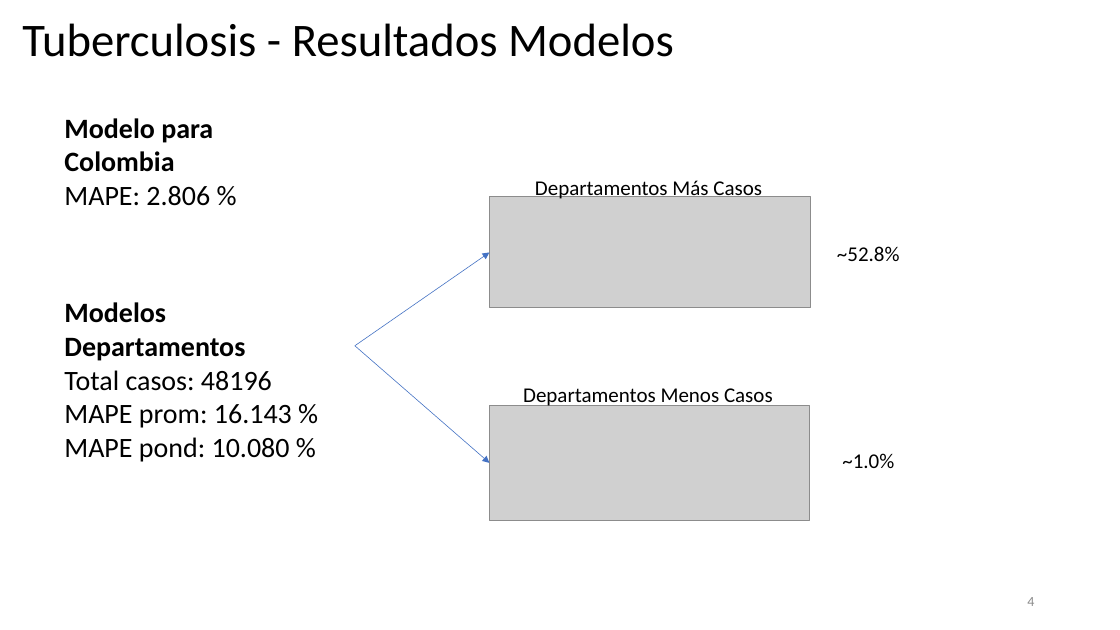
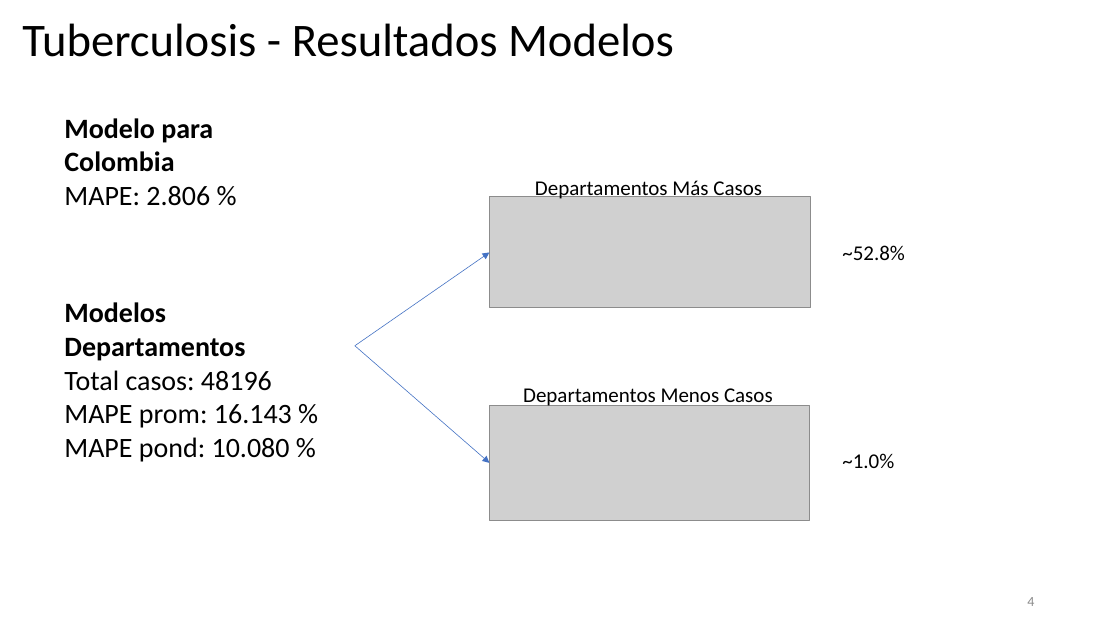
Before and after one commit to ansegura7/covid19-col-disease-impact, a slide deck: slide 4 of presentations/Presentation 10 - Resultados Análisis Predictivo.pptx. Drawn at 1120x630 pixels with LibreOffice and Linux fonts; fonts in the diff are those of the drawing; grey boxes stand for pictures. Boxes give left, top, right and bottom in pixels: in the first picture for what was removed or moved away, otherwise in the second. Text is boxed around its words. In the diff, an @@ line names an element or a change of style, - is before the commit and + after.

Commit message:
Update Solution
- Added validation for Tracking Signal equal to zero
- Added data quality process for capitals
- Updated presentation 10

```diff
--- a/presentations/Presentation 10 - Resultados Análisis Predictivo.pptx
+++ b/presentations/Presentation 10 - Resultados Análisis Predictivo.pptx
@@ text "~52.8%": place and size @@
-text "~52.8%" at (837, 246, 900, 261)
+text "~52.8%" at (842, 245, 905, 260)
```
Also in this commit, not shown: 2 other files.
